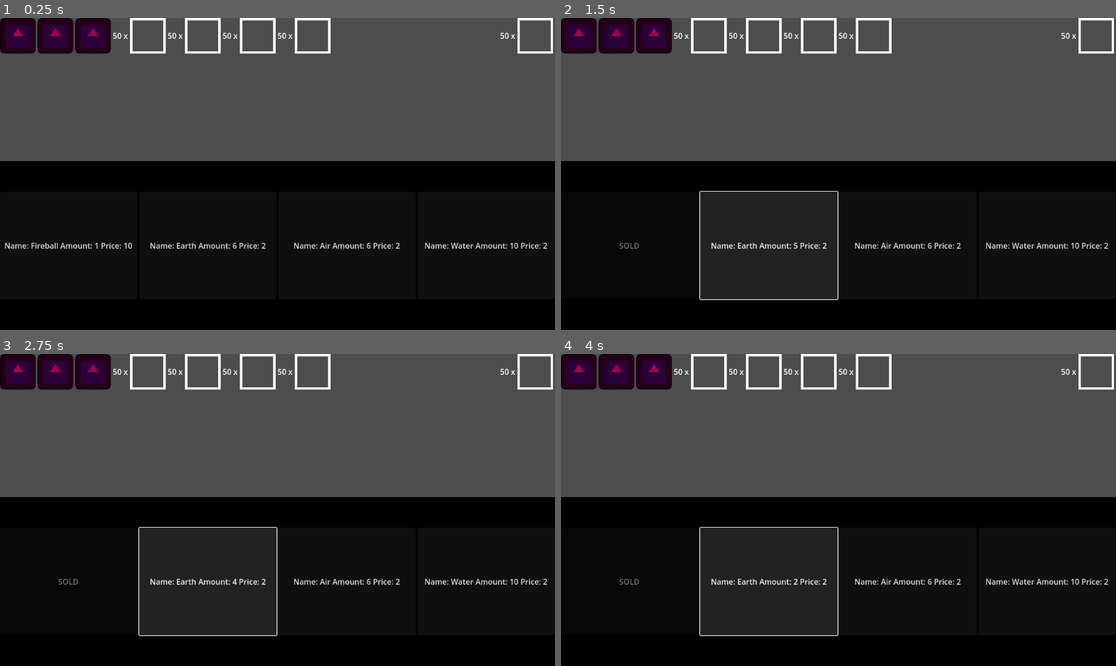
Above: before the commit, frames 1-4 (two rows, left to right).
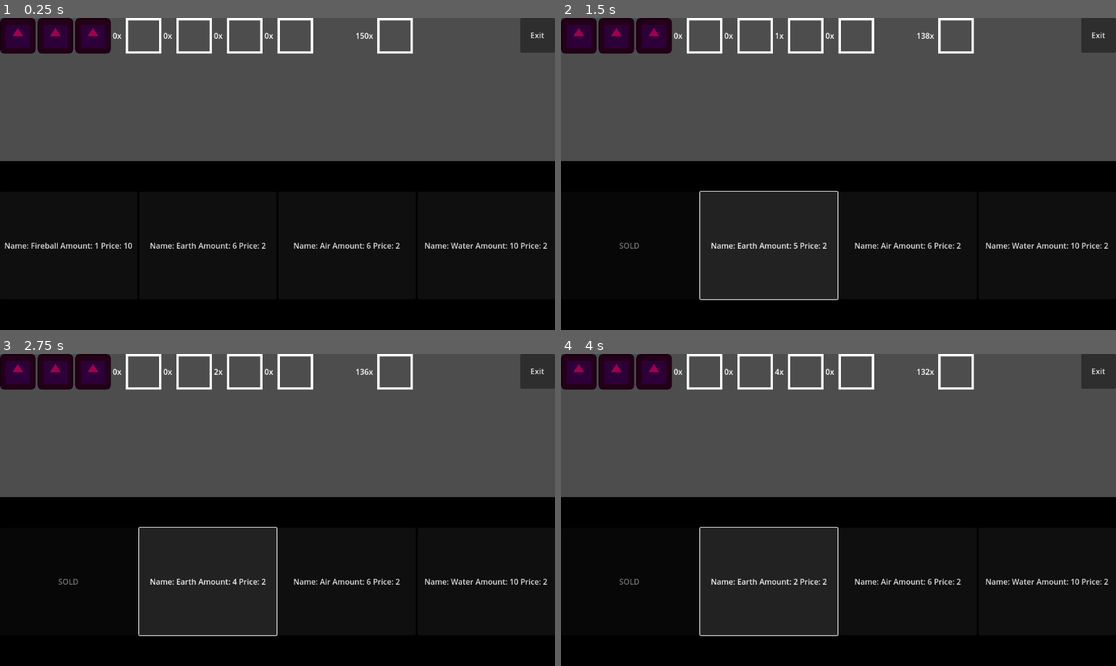
Above: after the commit, the same moments.

Repository: FixelDev/true-philosophers-stone
Game: Godot game, scene res://scenes/shop/shop.tscn
Same seed, same stepped clock (60 frames per second), same inputs: the game is played once before the commit and once after it. This scene is started directly instead of the project's main scene. The engine's default icon, where the game draws it, is replaced by a stand-in: a white triangle on a blue panel in a dark square.
Inputs:
- Up to frame 1 (0.25 s): no input
- Up to frame 2 (1.5 s): click "Name: Fireball Amount: 1 Pric…" at 0.5 s; click "Name: Earth Amount: 6 Price: 2" at 1.25 s
- Up to frame 3 (2.75 s): click "Name: Earth Amount: 5 Price: 2" at 2 s
- Up to frame 4 (4 s): click "Name: Earth Amount: 4 Price: 2" at 2.75 s; click "Name: Earth Amount: 3 Price: 2" at 3.5 s

The runs differ from the first frame. In frame 1, 2.3% of the frame differs, in the area x 20-100%, y 0-12%; in frame 2, 2.2%; in frame 3, 2.3%; in frame 4, 2.3%.

Commit message:
UI shows how much ingredients and coins player has

Diff:
--- a/ingredients/IngredientsDatabase.gd
+++ b/ingredients/IngredientsDatabase.gd
@@ -1,6 +1,10 @@
 extends Node
 
 @export var ingredients: Array[Ingredient]
+
+signal ingredients_amount_changed(id: String)
+
+@export var available_ingredients: Dictionary
 
 
 func get_ingredient(id: String) -> Ingredient:
@@ -12,3 +16,21 @@
 
 func get_random_ingredient() -> Ingredient:
 	return ingredients.pick_random()
+
+
+func add_ingredient(id: String, amount_to_add: int) -> void:
+	if not available_ingredients.has(id):
+		available_ingredients[id] = 0
+
+	available_ingredients[id] += amount_to_add
+	ingredients_amount_changed.emit(id)
+
+func remove_ingredient(id: String, amount_to_remove: int) -> void:
+	available_ingredients[id] -= amount_to_remove
+	ingredients_amount_changed.emit(id)
+
+func get_available_ingredient_amount(id: String) -> int:
+	if not available_ingredients.has(id):
+		return 0
+
+	return available_ingredients[id]
--- a/project.godot
+++ b/project.godot
@@ -21,6 +21,7 @@
 IngredientsDatabase="*res://ingredients/ingredients_database.tscn"
 RecipesDatabase="*res://recipes/recipes_database.tscn"
 SignalManager="*res://scripts/signal_manager.tscn"
+SceneManager="*res://scenes/scene_manager.tscn"
 
 [input]
 
--- /dev/null
+++ b/scenes/scene_manager.gd
@@ -0,0 +1,5 @@
+extends Control
+
+
+func change_scene(path: String) -> void:
+	get_tree().change_scene_to_file(path)
--- /dev/null
+++ b/scenes/scene_manager.tscn
@@ -0,0 +1,12 @@
+[gd_scene load_steps=2 format=3 uid="uid://c6l7vrl3tw6lh"]
+
+[ext_resource type="Script" path="res://scenes/scene_manager.gd" id="1_q6xtx"]
+
+[node name="SceneManager" type="Control"]
+layout_mode = 3
+anchors_preset = 15
+anchor_right = 1.0
+anchor_bottom = 1.0
+grow_horizontal = 2
+grow_vertical = 2
+script = ExtResource("1_q6xtx")
--- a/scenes/shop/shop.gd
+++ b/scenes/shop/shop.gd
@@ -65,10 +65,7 @@
 	return false
 
 
-#func _on_recipe_slot_pressed() -> void:
-	#if Globals.coins < randomized_recipe.price:
-		#return
 
-	#recipe_slot.text = "SOLD"
-	#recipe_slot.disabled = true
-	#SignalManager.recipe_bought.emit(randomized_recipe.id)
+func _on_exit_button_pressed():
+	print("Ss")
+	SceneManager.change_scene("res://scenes/starting_level.tscn")
--- a/scenes/shop/shop.tscn
+++ b/scenes/shop/shop.tscn
@@ -1,7 +1,7 @@
 [gd_scene load_steps=4 format=3 uid="uid://c3ymcumcpvkko"]
 
 [ext_resource type="Script" path="res://scenes/shop/shop.gd" id="1_22a4g"]
-[ext_resource type="PackedScene" uid="uid://caomwo0h5ydsq" path="res://scenes/ui.tscn" id="1_ctq1t"]
+[ext_resource type="PackedScene" uid="uid://caomwo0h5ydsq" path="res://scenes/ui/ui.tscn" id="1_ctq1t"]
 [ext_resource type="PackedScene" uid="uid://d0xhd4jjp3vmx" path="res://scenes/shop/shop_slot.tscn" id="2_ms2w1"]
 
 [node name="Shop" type="Control"]
@@ -15,8 +15,17 @@
 shop_slot_amount = 4
 shop_slot_node = ExtResource("2_ms2w1")
 
+[node name="ExitButton" type="Button" parent="."]
+layout_mode = 1
+anchors_preset = 1
+anchor_left = 1.0
+anchor_right = 1.0
+offset_left = -72.0
+offset_bottom = 72.0
+grow_horizontal = 0
+text = "Exit"
+
 [node name="UI" parent="." instance=ExtResource("1_ctq1t")]
-layout_mode = 1
 
 [node name="Table" type="ColorRect" parent="."]
 layout_mode = 1
@@ -40,3 +49,5 @@
 offset_bottom = 111.5
 grow_horizontal = 2
 grow_vertical = 2
+
+[connection signal="pressed" from="ExitButton" to="." method="_on_exit_button_pressed"]
--- a/scenes/shop/shop_slot.gd
+++ b/scenes/shop/shop_slot.gd
@@ -43,7 +43,7 @@
 		Globals.ItemType.RECIPE:
 			RecipesDatabase.unlock_recipe(item.id)
 		Globals.ItemType.INGREDIENT:
-			pass
+			IngredientsDatabase.add_ingredient(item.id, 1)
 
 	if item_amount <= 0:
 		disable_slot()
--- a/scenes/starting_level.tscn
+++ b/scenes/starting_level.tscn
@@ -1,8 +1,11 @@
-[gd_scene load_steps=2 format=3 uid="uid://bbahuw0arpnd"]
+[gd_scene load_steps=3 format=3 uid="uid://bbahuw0arpnd"]
 
+[ext_resource type="PackedScene" uid="uid://caomwo0h5ydsq" path="res://scenes/ui/ui.tscn" id="1_m07hd"]
 [ext_resource type="PackedScene" uid="uid://bhk8drb6381j7" path="res://scenes/entities/player/player.tscn" id="1_qouyq"]
 
 [node name="StartingLevel" type="Node2D"]
 
+[node name="UI" parent="." instance=ExtResource("1_m07hd")]
+
 [node name="Player" parent="." instance=ExtResource("1_qouyq")]
 position = Vector2(516, 321)
--- /dev/null
+++ b/scenes/ui/ui.gd
@@ -0,0 +1,22 @@
+extends CanvasLayer
+
+
+@export var ingredients_ui: Dictionary
+@export var coins_ui: Label
+
+
+func _ready() -> void:
+	IngredientsDatabase.ingredients_amount_changed.connect(_on_ingredients_amount_changed)
+	Globals.coins_amount_changed.connect(_on_coins_amount_changed)
+
+	_on_coins_amount_changed()
+
+	for id in ingredients_ui:
+		_on_ingredients_amount_changed(id)
+
+func _on_ingredients_amount_changed(id: String):
+	get_node(ingredients_ui[id]).text = str(IngredientsDatabase.get_available_ingredient_amount(id)) + "x "
+
+
+func _on_coins_amount_changed():
+	coins_ui.text = str(Globals.coins) + "x "
--- a/scenes/ui.tscn
+++ b/scenes/ui/ui.tscn
@@ -1,18 +1,20 @@
-[gd_scene load_steps=3 format=3 uid="uid://caomwo0h5ydsq"]
+[gd_scene load_steps=4 format=3 uid="uid://caomwo0h5ydsq"]
 
+[ext_resource type="Script" path="res://scenes/ui/ui.gd" id="1_fy7sa"]
 [ext_resource type="Texture2D" uid="uid://b2bn3cv0ifdmm" path="res://icon.svg" id="1_g6ibf"]
 [ext_resource type="Texture2D" uid="uid://d0vxl23tk0si4" path="res://graphics/border.png" id="2_g0kke"]
 
-[node name="UI" type="Control"]
-layout_mode = 3
-anchors_preset = 15
-anchor_right = 1.0
-anchor_bottom = 1.0
-grow_horizontal = 2
-grow_vertical = 2
+[node name="UI" type="CanvasLayer" node_paths=PackedStringArray("coins_ui")]
+script = ExtResource("1_fy7sa")
+ingredients_ui = {
+"air": NodePath("MainBar/Ingredients/AirAmount/AmountText"),
+"earth": NodePath("MainBar/Ingredients/EarthAmount/AmountText"),
+"fire": NodePath("MainBar/Ingredients/FireAmount/AmountText"),
+"water": NodePath("MainBar/Ingredients/WaterAmount/AmountText")
+}
+coins_ui = NodePath("MainBar/Coins/CoinsAmount/AmountText")
 
 [node name="MainBar" type="HBoxContainer" parent="."]
-layout_mode = 1
 anchors_preset = 10
 anchor_right = 1.0
 offset_bottom = 74.0
@@ -40,7 +42,7 @@
 expand_mode = 2
 
 [node name="Ingredients" type="HBoxContainer" parent="MainBar"]
-custom_minimum_size = Vector2(800, 0)
+custom_minimum_size = Vector2(500, 0)
 layout_mode = 2
 
 [node name="FireAmount" type="HBoxContainer" parent="MainBar/Ingredients"]
@@ -48,7 +50,7 @@
 
 [node name="AmountText" type="Label" parent="MainBar/Ingredients/FireAmount"]
 layout_mode = 2
-text = "50 x"
+text = "0 x"
 
 [node name="Image" type="TextureRect" parent="MainBar/Ingredients/FireAmount"]
 layout_mode = 2
@@ -60,7 +62,7 @@
 
 [node name="AmountText" type="Label" parent="MainBar/Ingredients/WaterAmount"]
 layout_mode = 2
-text = "50 x"
+text = "0 x"
 
 [node name="FireImage" type="TextureRect" parent="MainBar/Ingredients/WaterAmount"]
 layout_mode = 2
@@ -72,7 +74,7 @@
 
 [node name="AmountText" type="Label" parent="MainBar/Ingredients/EarthAmount"]
 layout_mode = 2
-text = "50 x"
+text = "0 x"
 
 [node name="Image" type="TextureRect" parent="MainBar/Ingredients/EarthAmount"]
 layout_mode = 2
@@ -84,7 +86,7 @@
 
 [node name="AmountText" type="Label" parent="MainBar/Ingredients/AirAmount"]
 layout_mode = 2
-text = "50 x"
+text = "0 x"
 
 [node name="Image" type="TextureRect" parent="MainBar/Ingredients/AirAmount"]
 layout_mode = 2
--- a/scripts/globals.gd
+++ b/scripts/globals.gd
@@ -1,10 +1,13 @@
 extends Node
 
+signal coins_amount_changed()
 
 enum ItemType {RECIPE, INGREDIENT}
 
-var coins: int = 150
-var fire_amount: int = 0
-var water_amount: int = 0
-var earth_amount: int = 0
-var air_amount: int = 0
+var coins: int = 150:
+	get:
+		return coins
+
+	set(value):
+		coins = value
+		coins_amount_changed.emit()
